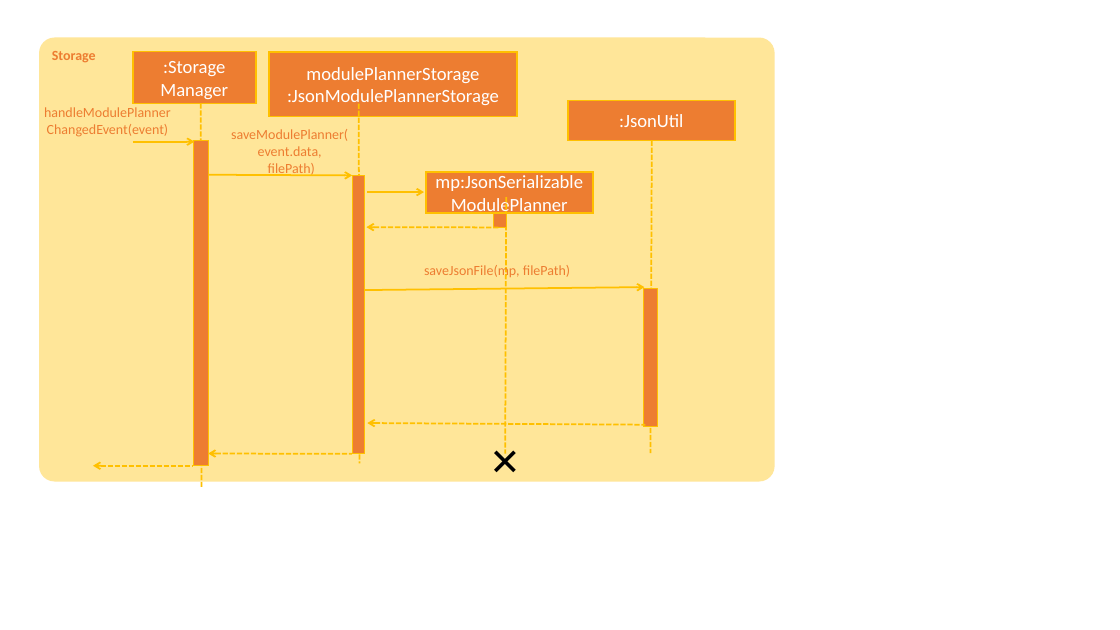
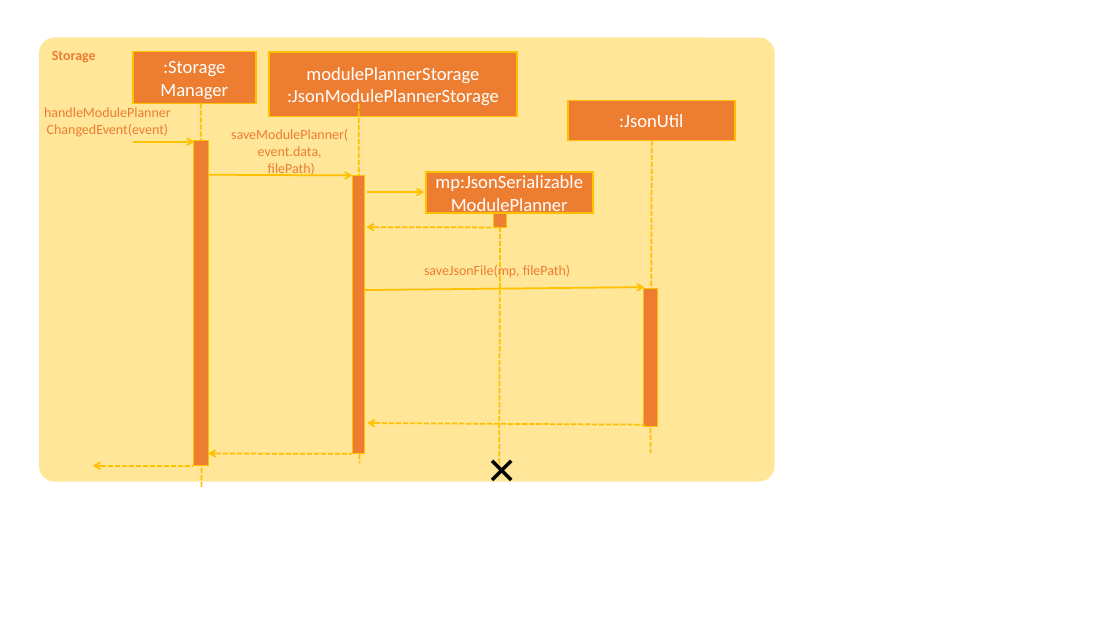
Before and after one commit to CS2103-AY1819S1-T16-4/main, a slide deck: slide 1 of docs/diagrams/StorageSequenceDiagram.pptx. Drawn at 1120x630 pixels with LibreOffice and Linux fonts; fonts in the diff are those of the drawing. Boxes give left, top, right and bottom in pixels: in the first picture for what was removed or moved away, otherwise in the second. Text is boxed around its words. In the diff, an @@ line names an element or a change of style, - is before the commit and + after.

```diff
--- a/docs/diagrams/StorageSequenceDiagram.pptx
+++ b/docs/diagrams/StorageSequenceDiagram.pptx
@@ line moved from (507, 197) - (505, 454) to (500, 213) - (499, 470) @@
@@ text "✕" rewrapped from [489,434,496,488] to [478,444,517,497] @@
```
Also in this commit, not shown: 2 other files.
